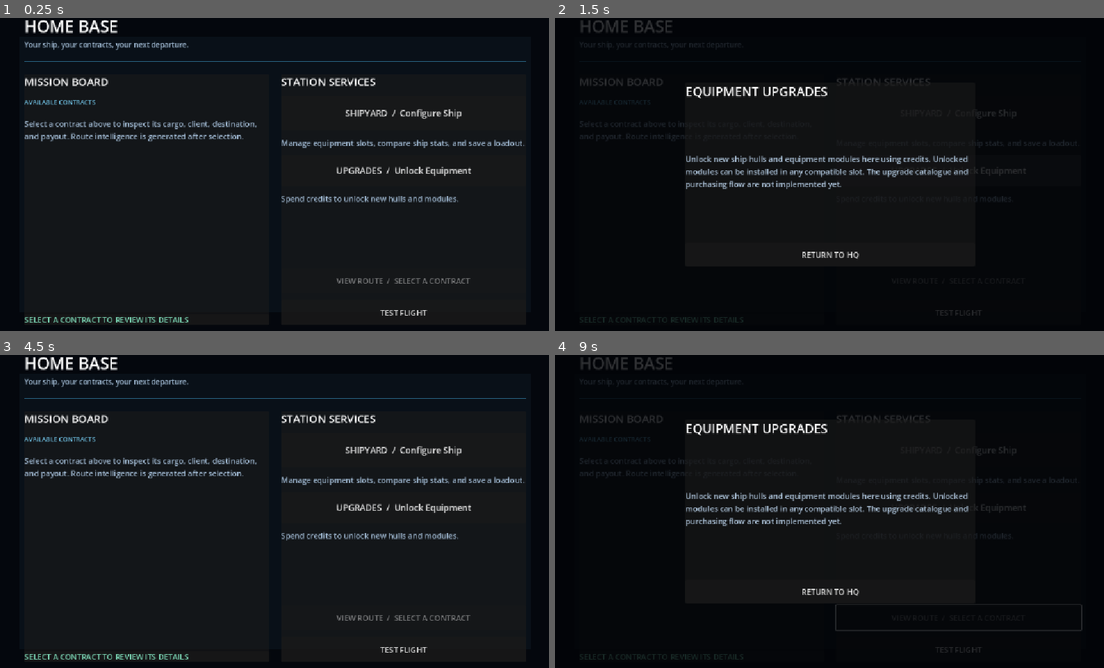
Above: before the commit, frames 1-4 (two rows, left to right).
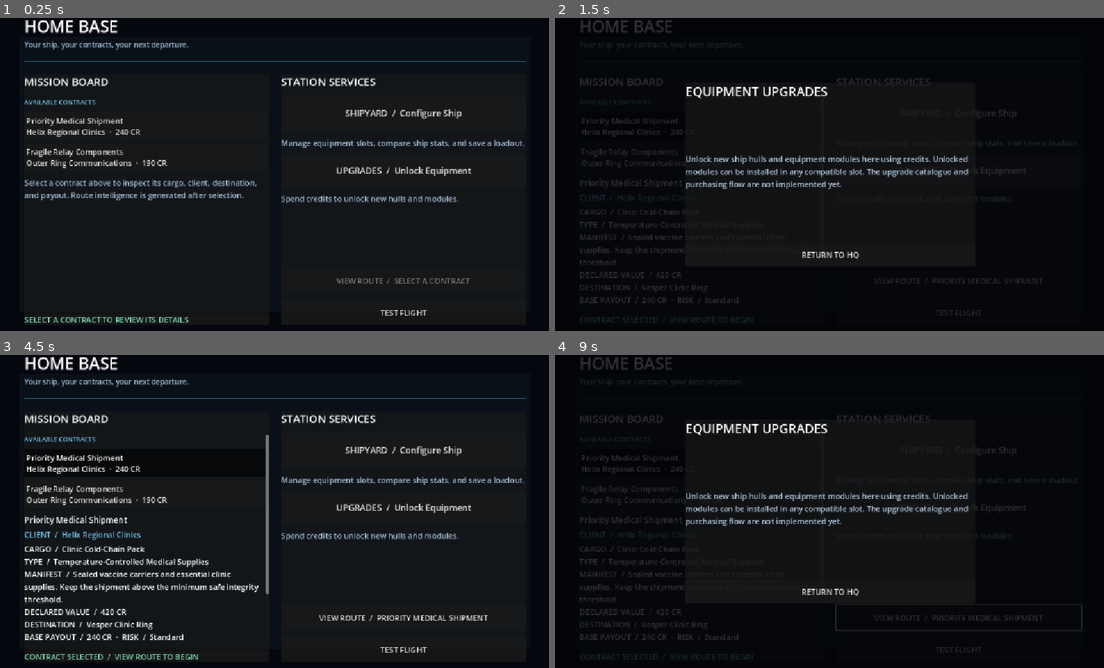
Above: after the commit, the same moments.

Repository: Bbran4/SpaceDelivery
Game: Godot game, scene res://scenes/hq.tscn
Same seed, same stepped clock (60 frames per second), same inputs: the game is played once before the commit and once after it.
Inputs (mouse positions are in pixels of both pictures, inside the frame that each line leads up to):
- Up to frame 1 (0.25 s): no input
- Up to frame 2 (1.5 s): click (703, 127) at 0.5 s, where only the run after the commit has a clickable "Priority Medical Shipment Hel…"; click "UPGRADES / Unlock Equipment" at 1.25 s
- Up to frame 3 (4.5 s): click (142, 492) at 2 s, where only the run after the commit has a clickable "Fragile Relay Components Oute…"; click "TEST FLIGHT" at 2.75 s; click (406, 617) at 3.5 s, where only the run after the commit has a clickable "VIEW ROUTE / PRIORITY MEDICAL…"; click "RETURN TO HQ" at 4.25 s
- Up to frame 4 (9 s): click "SHIPYARD / Configure Ship" at 5 s; click "Starter Courier · Common" at 5.75 s; click "Return to HQ" at 6.5 s; tap Enter at 7.25, 8.75 s; move the mouse to (950, 495) at 7.27 s; hold D (right) 7.28-8 s; hold Tab 7.28-8 s; click (950, 495) at 7.42 s; tap Space at 8 s; drag from (719, 527) to (802, 574) at 8.02 s; move the mouse to (884, 442) at 8.77 s; hold D (right) from 8.78 s (still down); hold Tab from 8.78 s (still down)

The runs differ from the first frame. In frame 1, 2.8% of the frame differs, in the area x 4-47%, y 31-59%; in frame 2, 1.4%; in frame 3, 6.0%, in the area x 4-89%, y 25-98%; in frame 4, 1.4%.
Error before the commit: Invalid call. Nonexistent function 'validate_route_graph' in base 'Resource (MissionDefinition)'. (res://scripts/hq.gd:58)

Commit message:
Validate route generator settings without hiding contracts

Diff:
--- a/scripts/hq.gd
+++ b/scripts/hq.gd
@@ -53,15 +53,17 @@
 	for mission_path: String in MISSION_PATHS:
 		var mission: MissionDefinition = load(mission_path) as MissionDefinition
 		if mission == null:
-			push_warning("Could not load mission definition: " + mission_path)
+			push_error("Could not load mission definition: " + mission_path)
 			continue
-		var validation_errors: PackedStringArray = mission.validate_route_graph()
+
+		var validation_errors: PackedStringArray = mission.validate_generator_settings()
 		if not validation_errors.is_empty():
-			push_warning("Mission '%s' has an invalid route graph: %s" % [
+			push_error("Mission '%s' has invalid route-generation settings: %s" % [
 				mission.mission_id,
 				"; ".join(validation_errors),
 			])
-			continue
+		# Keep the contract visible even when its settings need correction. The
+		# generator has safe fallbacks, and the error above identifies the resource.
 		available_missions.append(mission)
 
 
@@ -114,7 +116,6 @@
 	deliver_button.pressed.connect(_on_deliver_pressed)
 	services.add_child(deliver_button)
 	services.move_child(deliver_button, services.get_child_count() - 2)
-
 
 
 func _refresh_mission_list() -> void:
